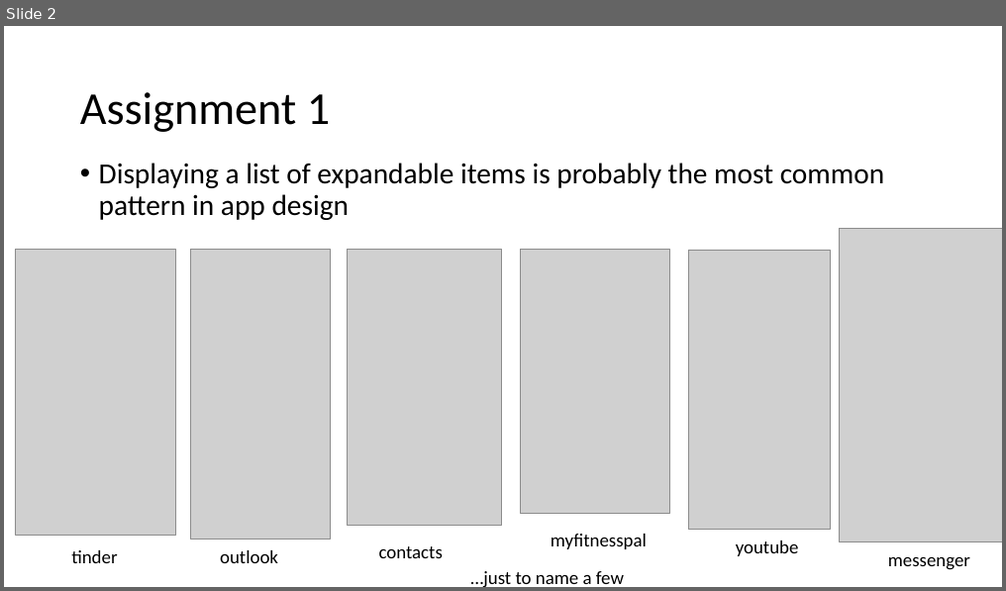
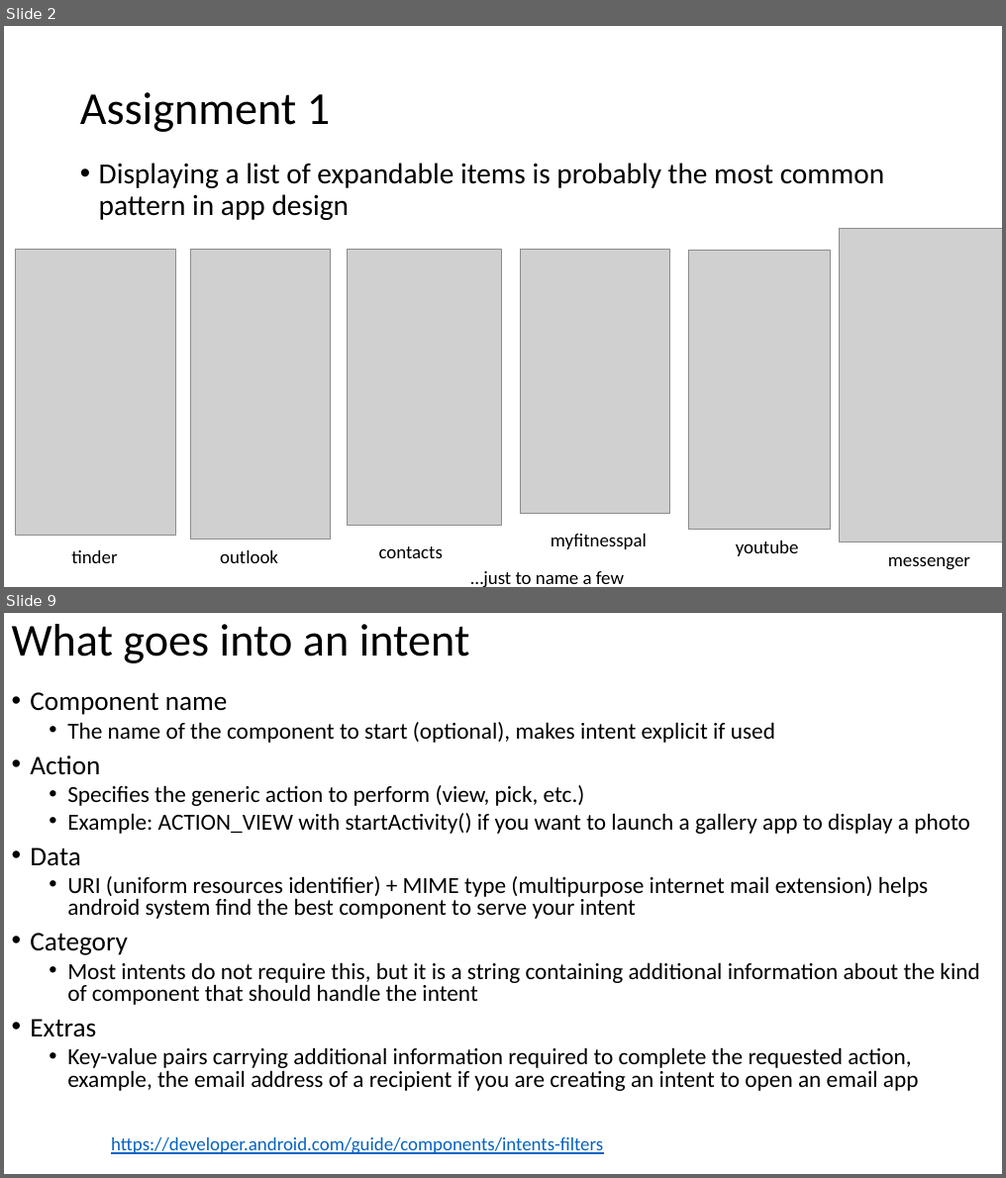
Before and after one commit to russellu/cs230, a slide deck: Lecture_05.pptx. Shown one above the other, each under a label of ours: slide 2 before the commit, slides 2 and 9 after it; the slides between them are not shown. The pictures are 1006x591 and 1006x1178 pixels, drawn with LibreOffice and Linux fonts; fonts in the diff are those of the drawing; grey boxes stand for pictures. Boxes give left, top, right and bottom in pixels: in the first picture for what was removed or moved away, otherwise in the second. Text is boxed around its words. In the diff, an @@ line names an element or a change of style, - is before the commit and + after.

```diff
--- a/Lecture_05.pptx
+++ b/Lecture_05.pptx
@@ slide 9 added at <box>4,613,1002,1174</box>, background #FFFFFF @@
@@ title added at <box>12,624,470,663</box>, 44 pt, text #000000 @@
+What goes into an intent
@@ text added at <box>30,692,979,1091</box>, 22.2 pt, text #000000 @@
+• Component name
+  • The name of the component to start (optional), makes intent explicit if used
+• Action
+  • Specifies the generic action to perform (view, pick, etc.)
+  • Example: ACTION_VIEW with startActivity() if you want to launch a gallery app to display a photo
+• Data
+  • URI (uniform resources identifier) + MIME type (multipurpose internet mail extension) helps android system find the best component to serve your intent
+• Category
+  • Most intents do not require this, but it is a string containing additional information about the kind of component that should handle the intent
+• Extras
+  • Key-value pairs carrying additional information required to complete the requested action, example, the email address of a recipient if you are creating an intent to open an email app
@@ text added at <box>111,1138,603,1155</box>, 18 pt, text #0563C1, underline @@
+https://developer.android.com/guide/components/intents-filters
```
Also in this commit, not shown: 4 slides changed, 3 other slides added, 1 slide removed, 4 other files.
